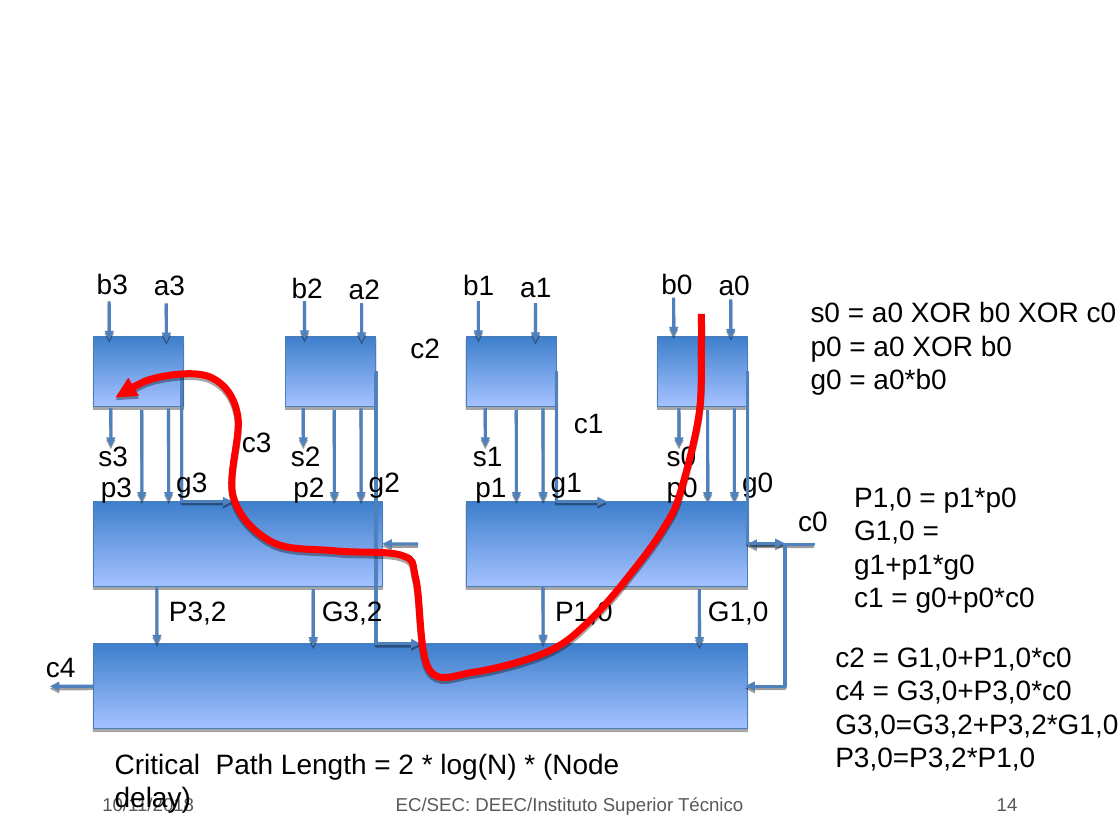
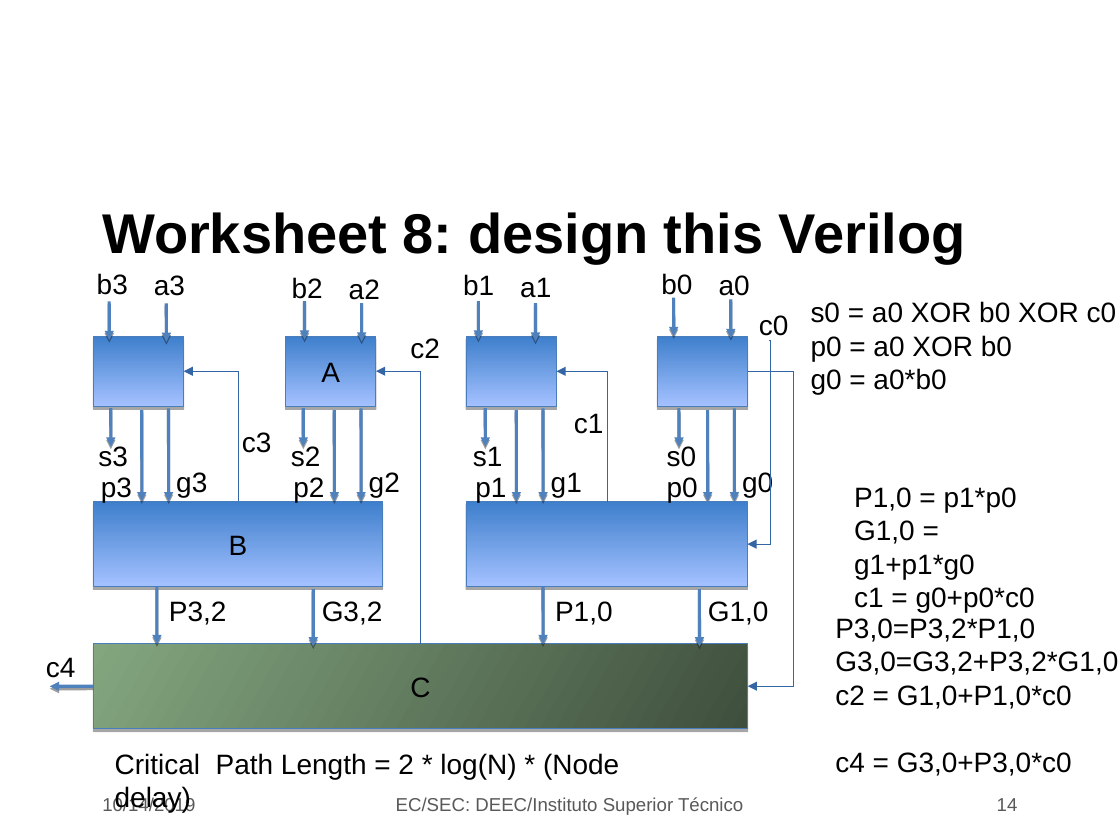
Before and after one commit to jjts/ist-sec, a slide deck: slide 14 of lectures/l8_adders_ii/l8.odp. Drawn at 1120x840 pixels with LibreOffice and Linux fonts; fonts in the diff are those of the drawing; background and template pictures are left out. Boxes give left, top, right and bottom in pixels: in the first picture for what was removed or moved away, otherwise in the second. Text is boxed around its words. In the diff, an @@ line names an element or a change of style, - is before the commit and + after.

Commit message:
update lecture 8

```diff
--- a/lectures/l8_adders_ii/l8.odp
+++ b/lectures/l8_adders_ii/l8.odp
@@ title added at [102, 212, 966, 262], 36 pt, text #000000, bold @@
+Worksheet 8: design this Verilog
@@ freeform shape removed at [115, 314, 702, 684] @@
@@ text "c0" rewrapped from [798, 511, 828, 532] to [759, 315, 789, 341] @@
@@ elbow arrow moved from (748, 371) - (785, 543) to (769, 340) - (747, 544) @@
@@ elbow arrow (769, 340) - (747, 544): stroke #4F81BD 2.01 pt to #3465A4 0 pt @@
@@ elbow arrow moved from (181, 372) - (232, 502) to (239, 502) - (184, 372) @@
@@ elbow arrow (239, 502) - (184, 372): stroke #4F81BD 2.01 pt to #3465A4 0 pt @@
@@ text in rectangle at [321, 363, 340, 382]: text added @@
+A
@@ elbow arrow moved from (376, 372) - (420, 644) to (421, 644) - (376, 371) @@
@@ elbow arrow (421, 644) - (376, 371): stroke #4F81BD 2.01 pt to #3465A4 0 pt @@
@@ elbow arrow (557, 372) - (607, 502): stroke #4F81BD 2.01 pt to #3465A4 0 pt; arrowheads changed; route changed @@
@@ elbow arrow added from (748, 372) to (748, 687), #3465A4 0 pt @@
@@ text in rectangle at [229, 536, 248, 555]: text added @@
+B
@@ arrow removed from (418, 544) to (382, 544) @@
@@ elbow arrow removed from (785, 543) to (745, 687) @@
@@ elbow arrow removed from (813, 543) to (747, 544) @@
@@ text "P3,0=P3,2*P1,0": place and size @@
-text "P3,0=P3,2*P1,0" at [835, 647, 1118, 771]
+text "P3,0=P3,2*P1,0" at [835, 618, 1118, 776]
@@ text at [835, 618, 1118, 675]: paragraphs added @@
+P3,0=P3,2*P1,0
+G3,0=G3,2+P3,2*G1,0
@@ rectangle "C" at [93, 644, 747, 729]: fill gradient #3E7FCC to #A4C1FF to gradient #3F4F3D to #83A67F @@
@@ text in rectangle at [410, 678, 430, 697]: text added @@
+C
@@ text at [835, 714, 1118, 771]: paragraphs removed @@
-G3,0=G3,2+P3,2*G1,0
-P3,0=P3,2*P1,0
@@ text at [102, 797, 195, 813]: text changed @@
-10/11/2018
+10/14/2019
```
Also in this commit, not shown: 12 other slides changed, 1 slide added, 1 slide removed.
